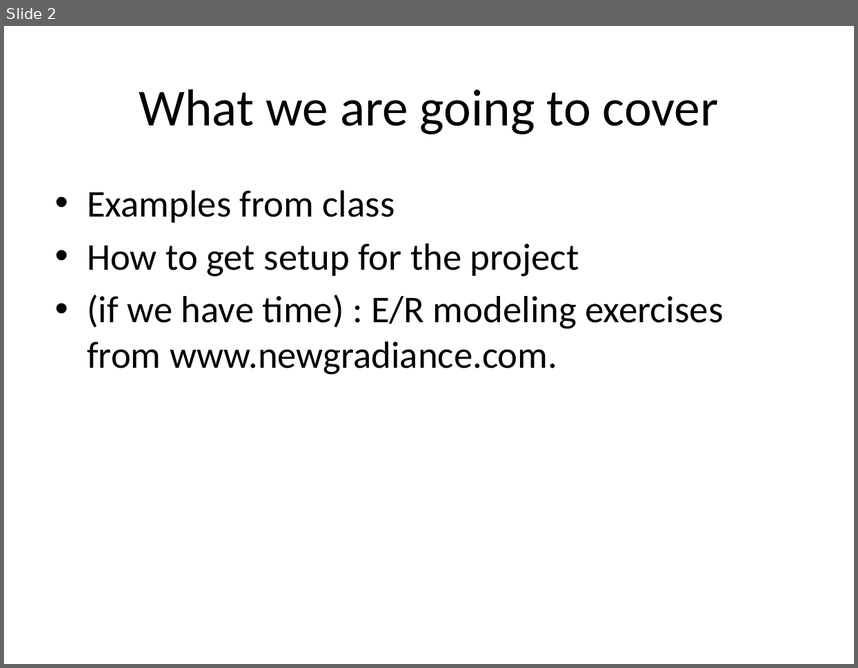
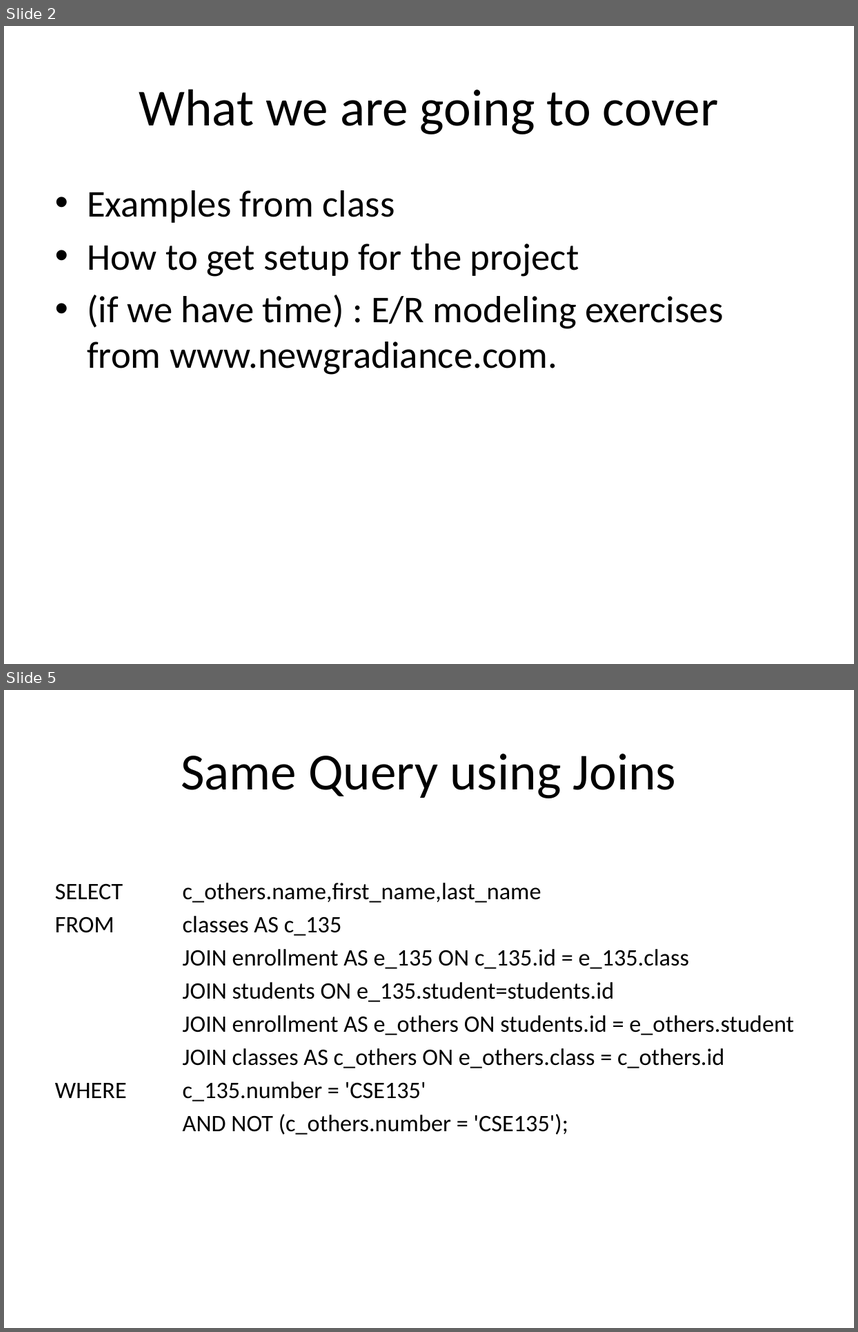
Before and after one commit to TonyWong0512/CSE135prep, a slide deck: presentations/DiscussionWeek3.pptx. Shown one above the other, each under a label of ours: slide 2 before the commit, slides 2 and 5 after it; the slides between them are not shown. The pictures are 858x668 and 858x1332 pixels, drawn with LibreOffice and Linux fonts; fonts in the diff are those of the drawing. Boxes give left, top, right and bottom in pixels: in the first picture for what was removed or moved away, otherwise in the second. Text is boxed around its words. In the diff, an @@ line names an element or a change of style, - is before the commit and + after.

```diff
--- a/presentations/DiscussionWeek3.pptx
+++ b/presentations/DiscussionWeek3.pptx
@@ slide 5 added at (4, 690, 854, 1328), background #FFFFFF @@
@@ title added at (181, 753, 677, 798), 44 pt, text #000000 @@
+Same Query using Joins
@@ text added at (55, 883, 794, 1134), 20 pt, text #000000 @@
+SELECT c_others.name,first_name,last_name
+FROM classes AS c_135
+JOIN enrollment AS e_135 ON c_135.id = e_135.class
+JOIN students ON e_135.student=students.id
+JOIN enrollment AS e_others ON students.id = e_others.student
+JOIN classes AS c_others ON e_others.class = c_others.id
+WHERE c_135.number = 'CSE135'
+AND NOT (c_others.number = 'CSE135');
```
Also in this commit, not shown: 1 slide changed, 3 other slides added, 1 slide removed, 34 other files.
